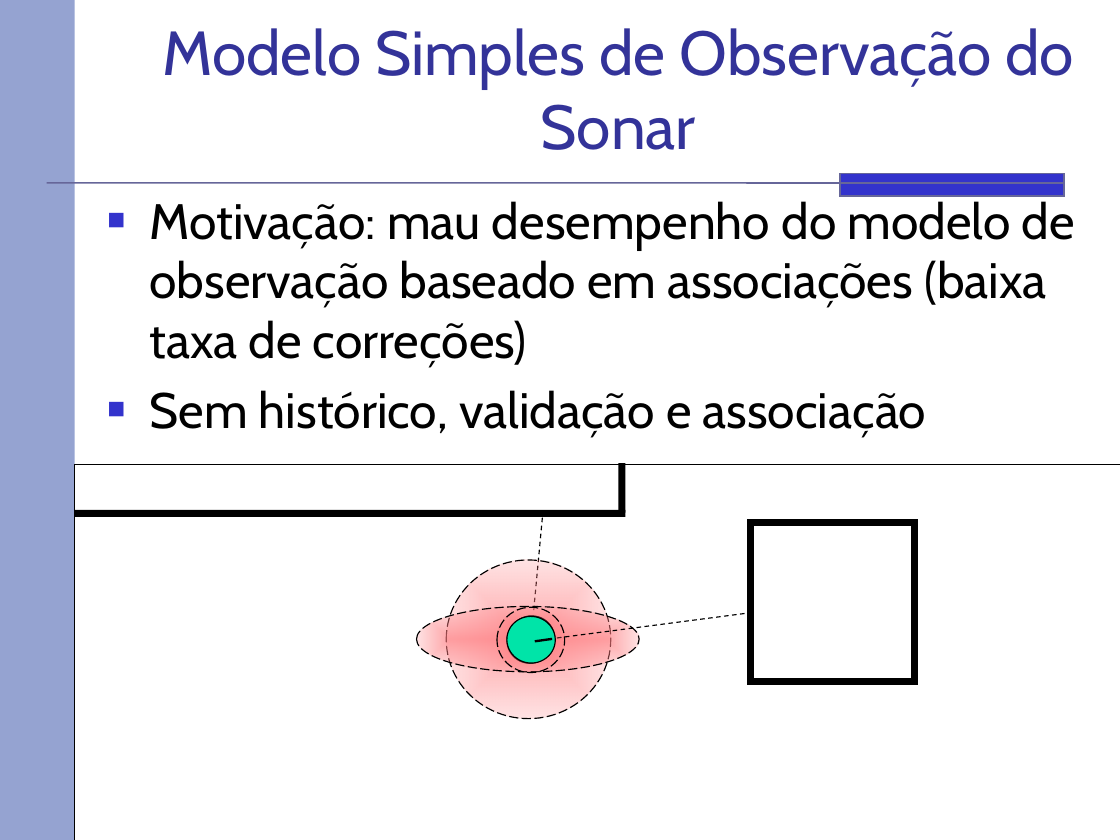
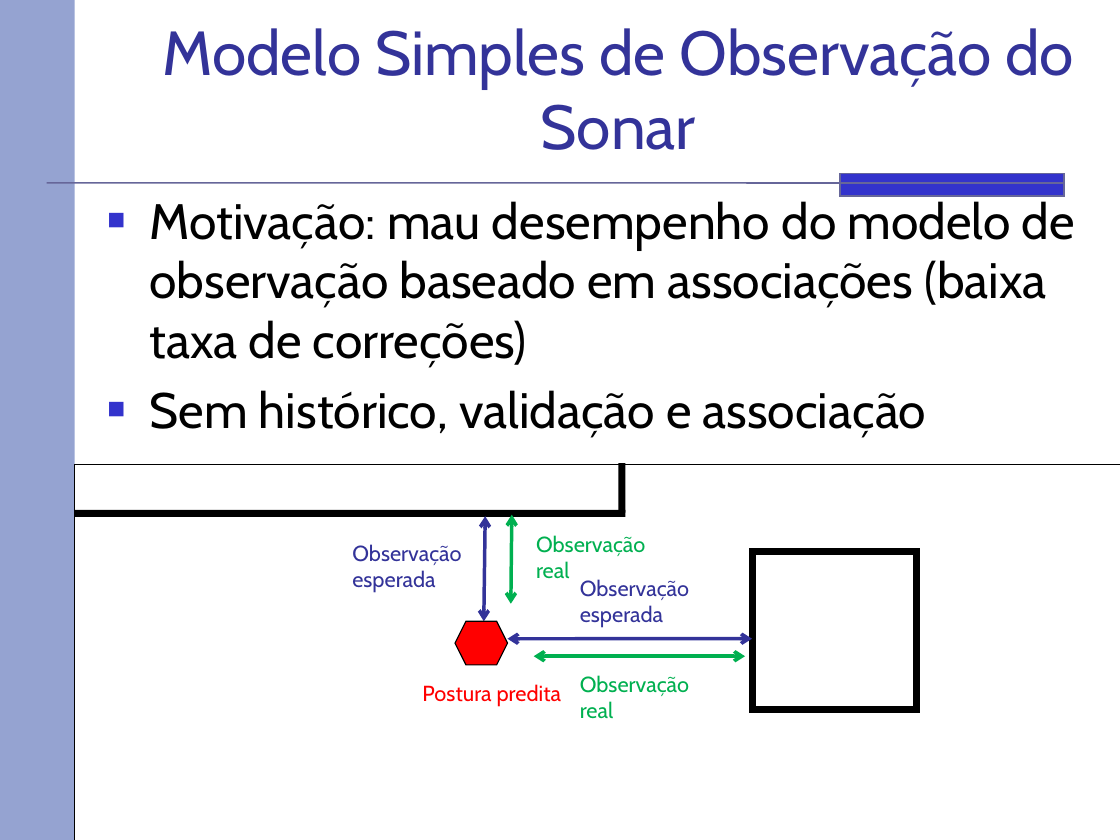
Before and after one commit to rafaelhdr/tccsauron, a slide deck: slide 9 of docs/Apresentação.pptx (slide 13 before the commit). Drawn at 1120x840 pixels with LibreOffice and Linux fonts; fonts in the diff are those of the drawing. Boxes give left, top, right and bottom in pixels: in the first picture for what was removed or moved away, otherwise in the second. Text is boxed around its words. In the diff, an @@ line names an element or a change of style, - is before the commit and + after.

```diff
--- a/docs/Apresentação.pptx
+++ b/docs/Apresentação.pptx
@@ double arrow added from (484, 622) to (485, 516), #333399 2.25 pt @@
@@ line moved from (534, 610) - (542, 516) to (511, 604) - (512, 515) @@
@@ line (511, 604) - (512, 515): line to double arrow; stroke #000000 0.75 pt dashed to #00B050 2.25 pt @@
@@ text added at bbox=[536, 535, 645, 579], 14 pt, text #00B050 @@
+Observação real
@@ text added at bbox=[352, 544, 461, 592], 14 pt, text #333399 @@
+Observação esperada
@@ ellipse removed at bbox=[446, 560, 610, 719] @@
@@ rectangle: place and size @@
-rectangle at bbox=[750, 523, 915, 682]
+rectangle at bbox=[753, 551, 917, 710]
@@ text added at bbox=[580, 579, 689, 627], 14 pt, text #333399 @@
+Observação esperada
@@ ellipse removed at bbox=[417, 606, 640, 671] @@
@@ hexagon added at bbox=[455, 622, 507, 665], fill #FF0000, outline #000000 0.75 pt @@
@@ ellipse removed at bbox=[497, 606, 564, 673] @@
@@ ellipse removed at bbox=[497, 607, 564, 672] @@
@@ ellipse removed at bbox=[498, 606, 565, 673] @@
@@ ellipse removed at bbox=[505, 614, 558, 665] @@
@@ line removed from (534, 634) to (547, 622) @@
@@ line removed from (535, 634) to (547, 620) @@
@@ double arrow added from (752, 638) to (507, 638), #333399 2.25 pt @@
@@ line moved from (753, 613) - (551, 638) to (534, 656) - (745, 656) @@
@@ line (534, 656) - (745, 656): line to double arrow; stroke #000000 0.75 pt dashed to #00B050 2.25 pt @@
@@ line removed from (535, 642) to (552, 638) @@
@@ text added at bbox=[422, 684, 562, 706], 14 pt, text #FF0000 @@
+Postura predita
@@ text added at bbox=[580, 675, 689, 719], 14 pt, text #00B050 @@
+Observação real
```
Also in this commit, not shown: 13 other slides changed, 1 slide added, 6 slides removed.
